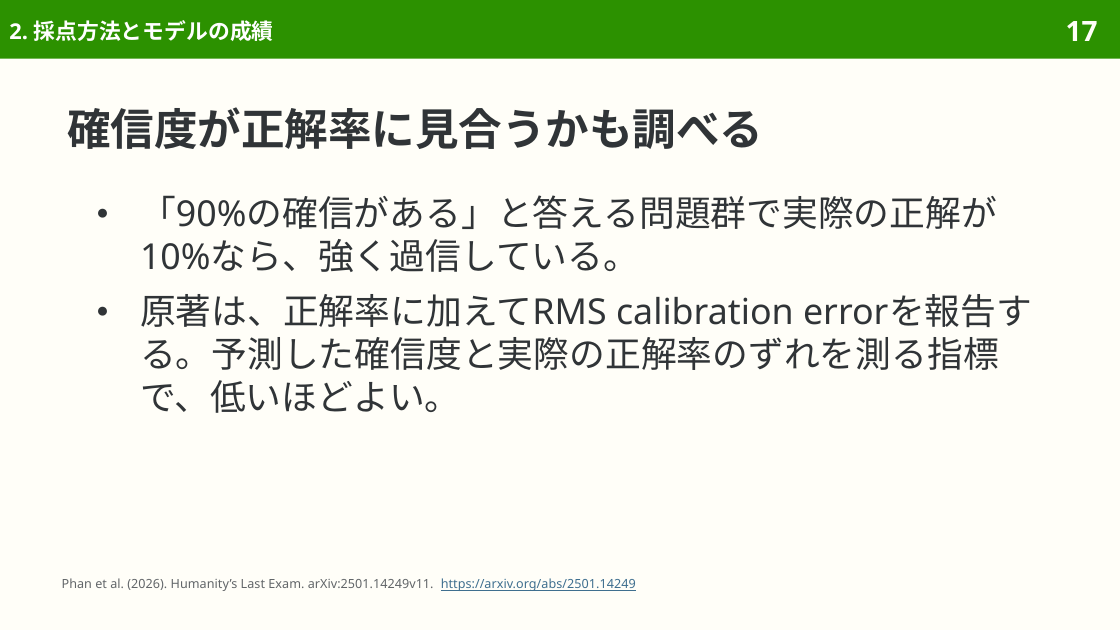
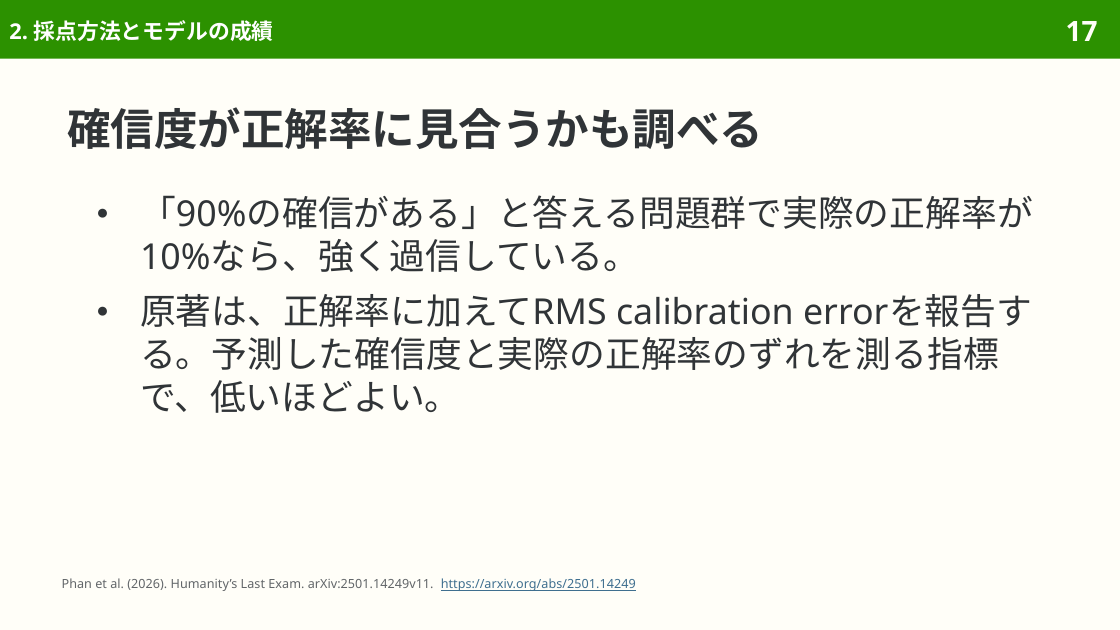
Before and after one commit to sasakiy84/datasets-in-10-minutes, a slide deck: slide 17 of slides/datasets-in-10-minutes-hle.pptx. Drawn at 1120x630 pixels with LibreOffice and Linux fonts; fonts in the diff are those of the drawing. Boxes give left, top, right and bottom in pixels: in the first picture for what was removed or moved away, otherwise in the second. Text is boxed around its words. In the diff, an @@ line names an element or a change of style, - is before the commit and + after.

```diff
--- a/slides/datasets-in-10-minutes-hle.pptx
+++ b/slides/datasets-in-10-minutes-hle.pptx
@@ text at bbox=[140, 195, 1033, 272]: text changed @@
-● 「90%の確信がある」と答える問題群で実際の正解が10%なら、強く過信している。
+● 「90%の確信がある」と答える問題群で実際の正解率が10%なら、強く過信している。
```
Also in this commit, not shown: 14 other slides changed, 7 other files.
